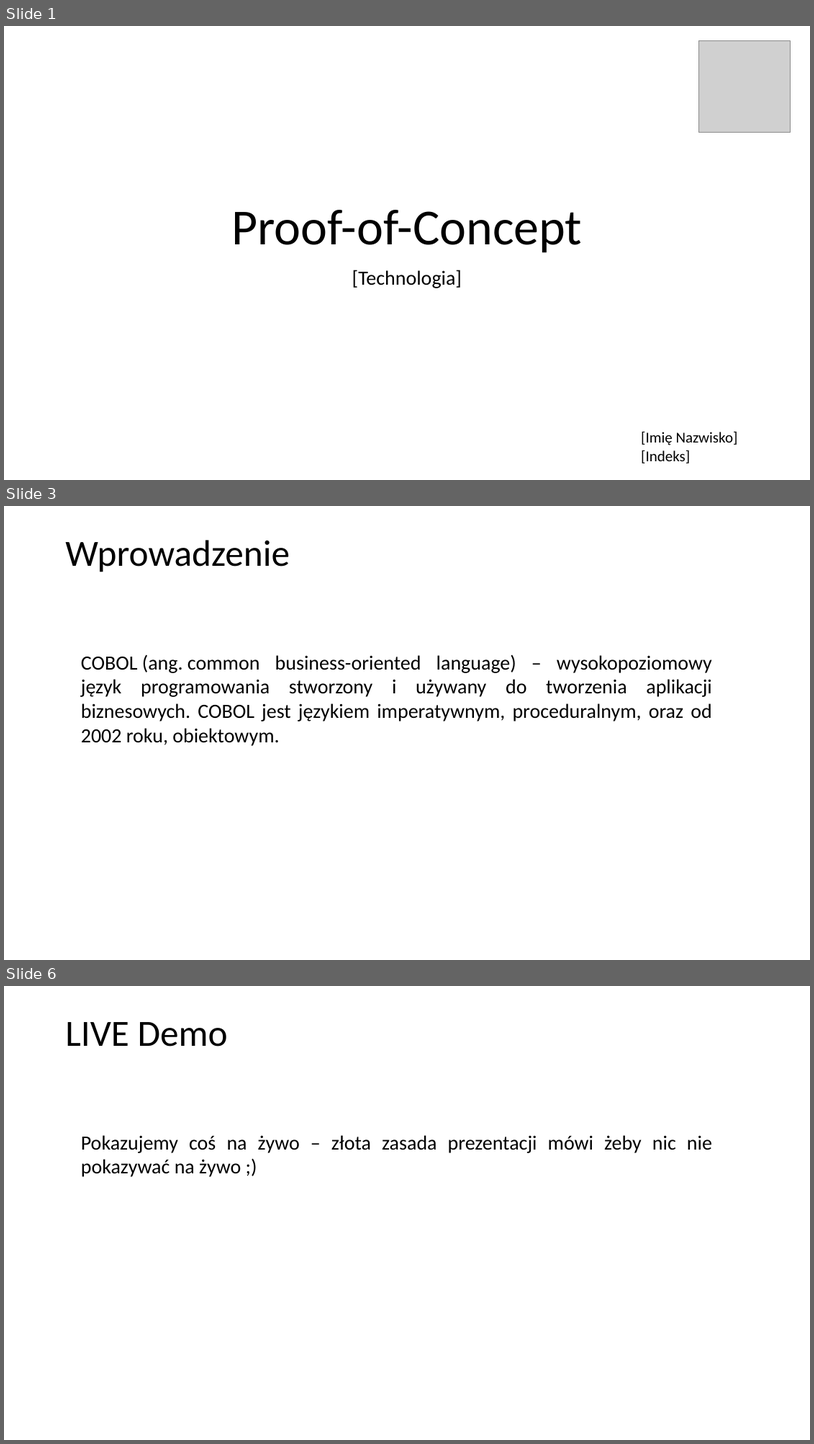
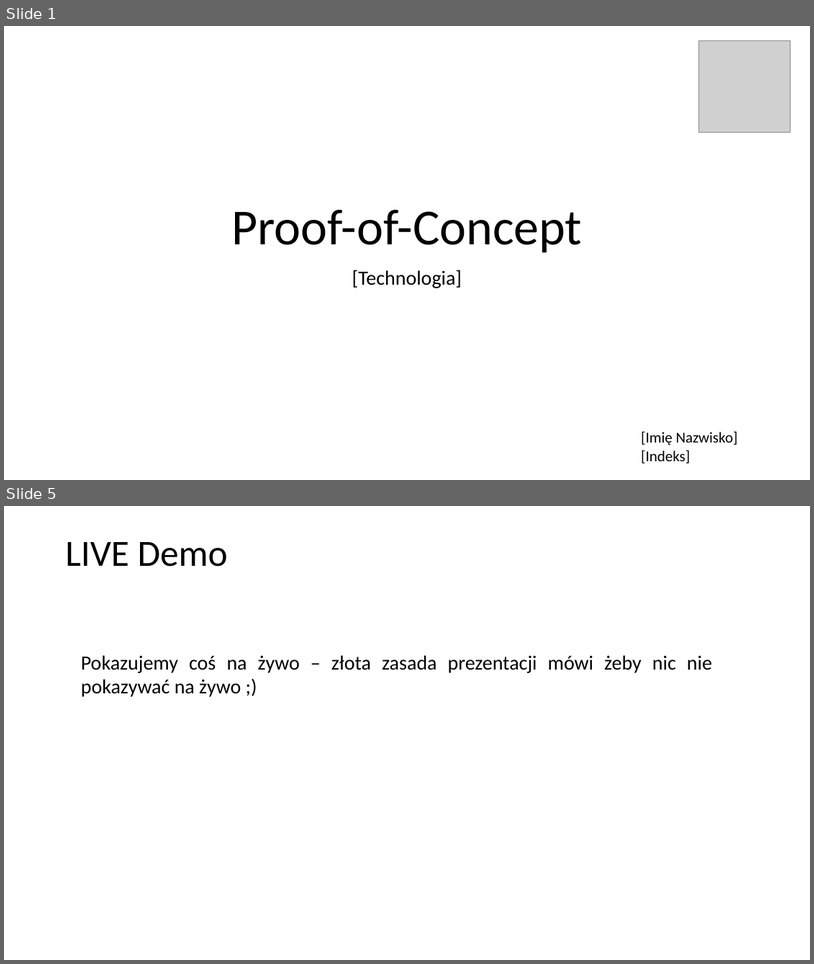
Before and after one commit to mpenarprz/InzynieriaOprogramowaniaI4, a slide deck: Projekt/1. Zadanie projektowe - szablon prezentacji.pptx. Shown one above the other, each under a label of ours: slides 1, 3 and 6 before the commit, slides 1 and 5 after it; the slides between them are not shown. The pictures are 814x1444 and 814x964 pixels, drawn with LibreOffice and Linux fonts; fonts in the diff are those of the drawing; grey boxes stand for pictures. Boxes give left, top, right and bottom in pixels: in the first picture for what was removed or moved away, otherwise in the second. Text is boxed around its words. In the diff, an @@ line names an element or a change of style, - is before the commit and + after.

```diff
--- a/Projekt/1. Zadanie projektowe - szablon prezentacji.pptx
+++ b/Projekt/1. Zadanie projektowe - szablon prezentacji.pptx
@@ slide 3 removed at (x1=4, y1=506, x2=810, y2=960), background #FFFFFF @@
@@ title removed at (x1=65, y1=540, x2=290, y2=572) @@
-Wprowadzenie
@@ text removed at (x1=81, y1=654, x2=712, y2=746) @@
-COBOL (ang. common business-oriented language) – wysokopoziomowy język programowania stworzony i używany do tworzenia aplikacji biznesowych. COBOL jest językiem imperatywnym, proceduralnym, oraz od 2002 roku, obiektowym.
@@ what was slide 6 is now slide 5 @@
```
Also in this commit, not shown: 1 slide changed, 4 slides added, 5 other slides removed, 7 other files.
